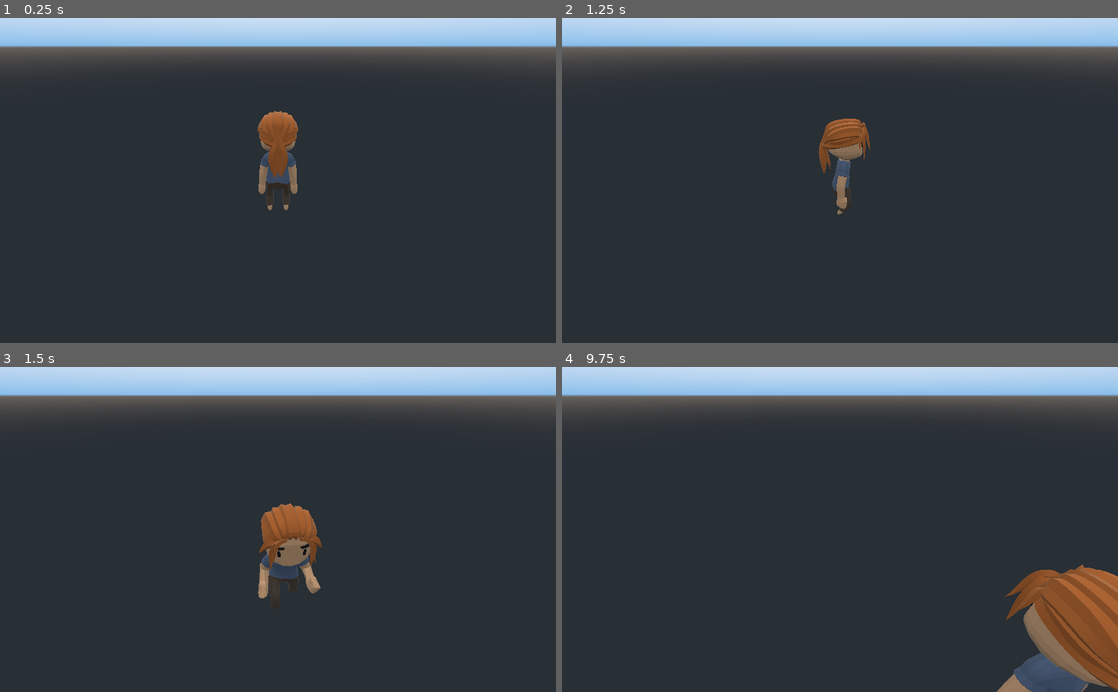
Above: before the commit, frames 1-4 (two rows, left to right).
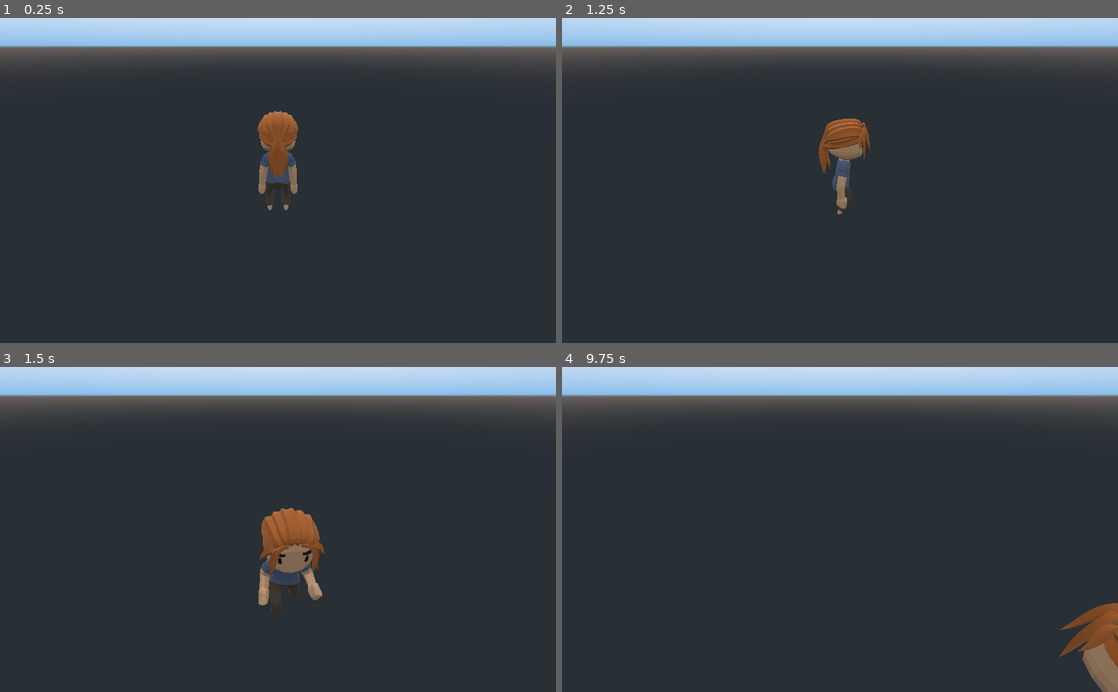
Above: after the commit, the same moments.

Repository: AlecAcosta/Simple-character-controller
Game: Godot game, scene res://scenes/Level.tscn
Same seed, same stepped clock (60 frames per second), same inputs: the game is played once before the commit and once after it.
Inputs:
- Up to frame 1 (0.25 s): no input
- Up to frame 2 (1.25 s): tap Enter (ui_accept) at 0.5, 0.77 s; hold Right (ui_right) from 0.53 s (still down)
- Up to frame 3 (1.5 s): release Right (ui_right) at 1.28 s; hold Down (ui_down) from 1.28 s (still down)
- Up to frame 4 (9.75 s): tap Enter (ui_accept) at 1.52, 2.75, 3.02, 3.5, 3.77, 4.25, 4.52, 5, 5.75, 6.02, 6.77, 7.52, 9.02 s; release Down (ui_down) at 2.03 s; hold Right (ui_right) 2.03-2.78 s; hold Up (ui_up) 2.78-3.53 s; hold Left (ui_left) 3.53-5.03 s; hold Down (ui_down) 5.03-5.78 s; hold Right (ui_right) 5.78-6.53 s; hold Up (ui_up) 6.53-7.28 s; hold Right (ui_right) 7.28-8.03 s; hold Down (ui_down) 8.03-8.78 s; hold Left (ui_left) 8.78-9.53 s; hold Up (ui_up) from 9.53 s (still down)

Frames 1-2 are identical in both runs. In frame 3, 1.2% of the frame differs, in the area x 46-59%, y 41-74%; in frame 4, 5.6%, in the area x 78-100%, y 60-100%.

Commit message:
Update Player.gd

Diff:
--- a/Player.gd
+++ b/Player.gd
@@ -11,7 +11,7 @@
 }
 
 #var gravity_s:= 9.8
-var speed_s:= 3.0
+var speed_s:= 3.33
 var velocity:= Vector3.ZERO
 var state:= 0
 
